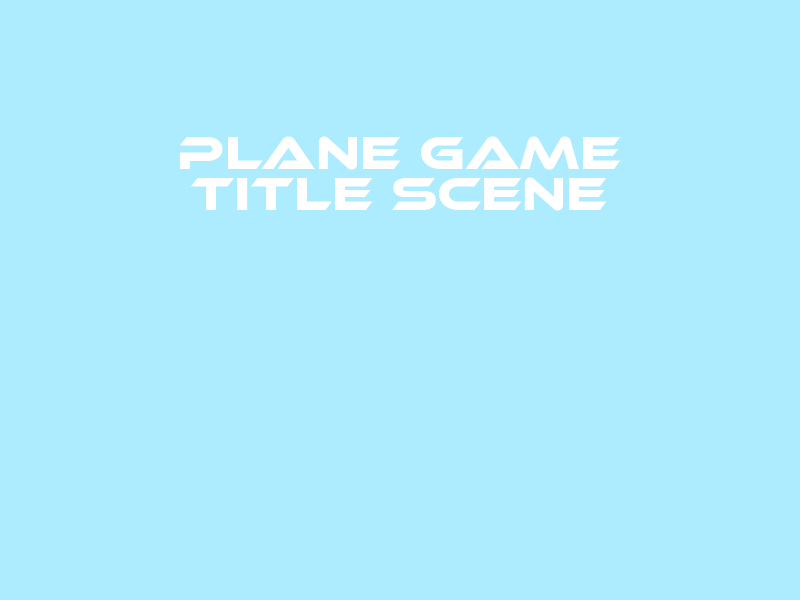
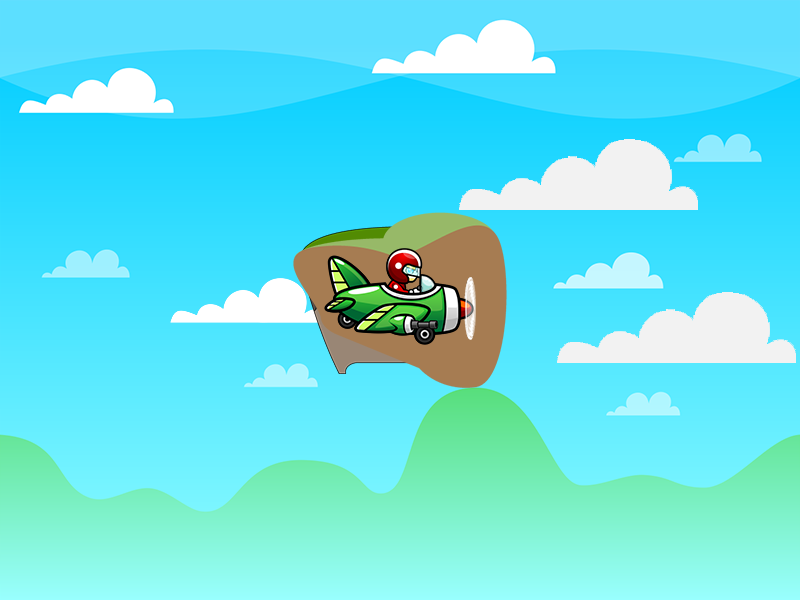
Revision of a layered (800, 600) image; what changed, layer by layer:
added layer "plane_2" in group "Artboard 1" over [324, 248, 476, 345]
added layer "plane_1" in group "Artboard 1" over [325, 249, 475, 344]
added layer "floatRockTest1" in group "Artboard 1" over [293, 212, 507, 388]
added layer "floatyRockTest" in group "Artboard 1" over [299, 226, 501, 374]
added layer "Layer 7 copy" in group "Artboard 1" over [459, 139, 698, 210]
added layer "Layer 7" in group "Artboard 1" over [557, 292, 796, 363]
added layer "Layer 8" in group "Artboard 1" over [553, 252, 664, 289]
added layer "Layer 9" in group "Artboard 1" over [170, 277, 325, 323]
added layer "BG" in group "Artboard 1" over [0, 0, 800, 600]
added layer "play" (1st of 2, in "Artboard 1") in group "Artboard 1" over [271, 403, 529, 463]
added layer "play" (2nd of 2, in "Artboard 1") in group "Artboard 1" over [312, 415, 486, 448]
added layer "Rectangle 1" in group "Artboard 1" over [271, 403, 529, 463]
